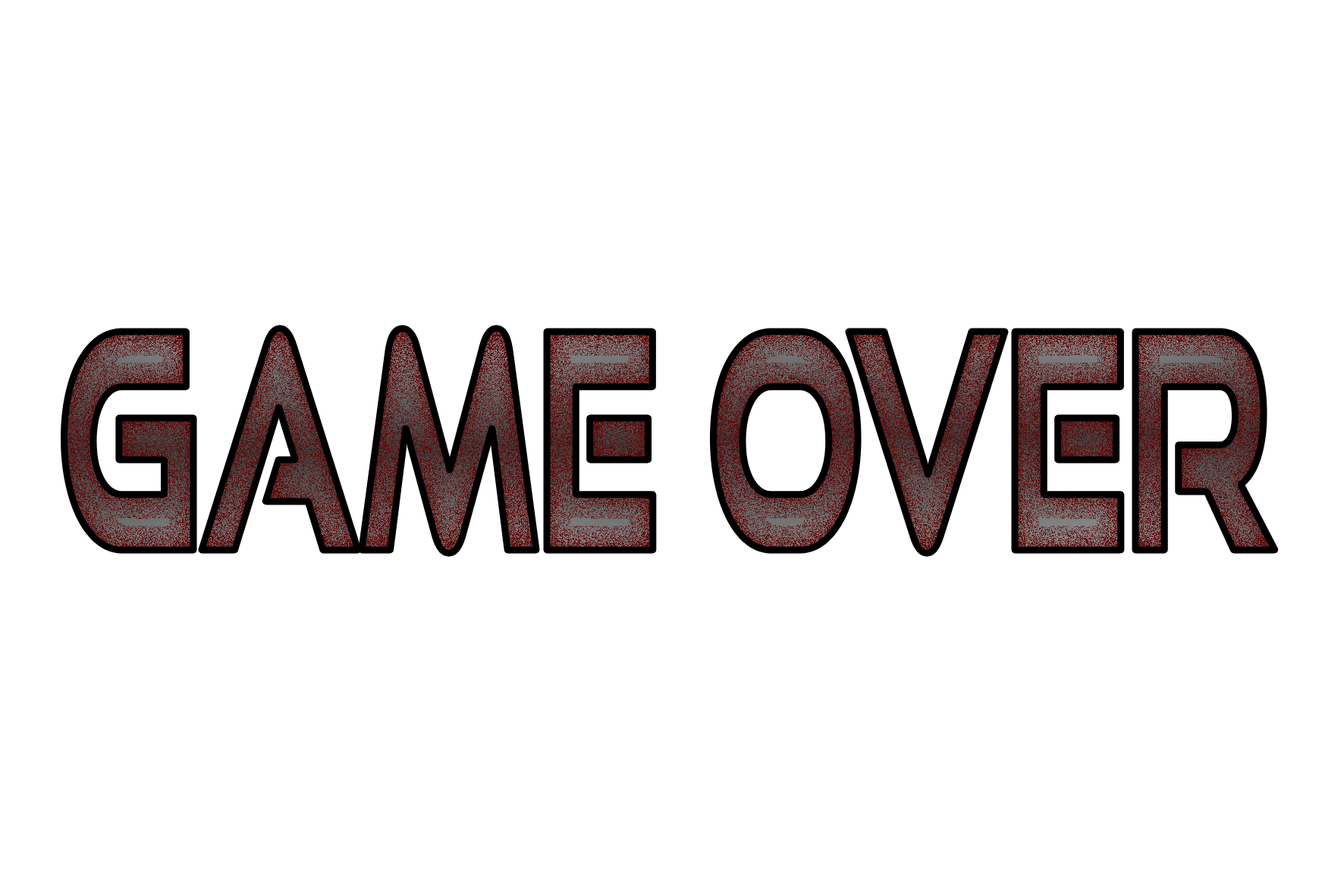
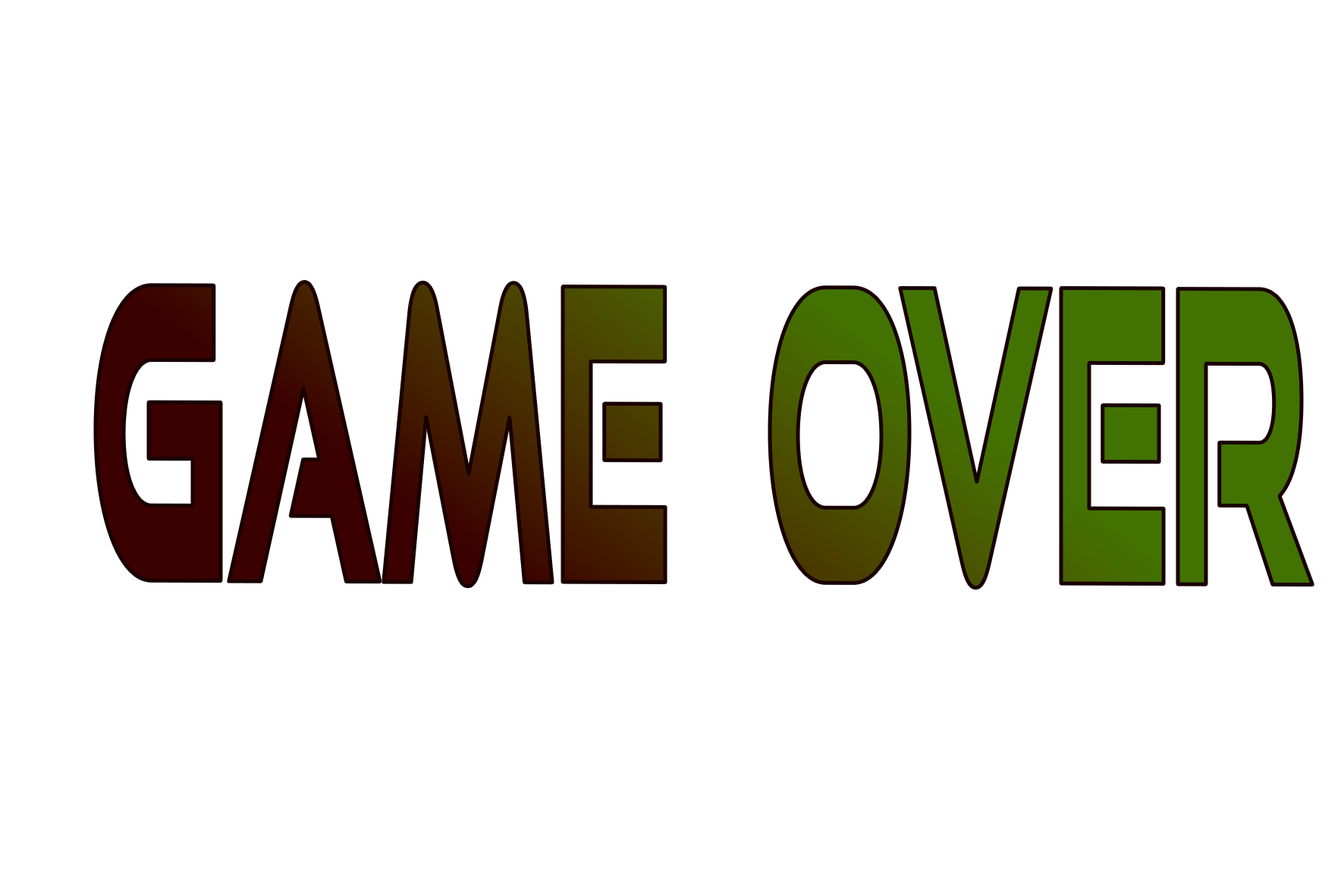
The second w=1344, h=896 image is a revision of the first. Changes to its layers:
renamed "Game OVER" to "GAME OVER", painted on it over <box>63,281,1313,588</box>
